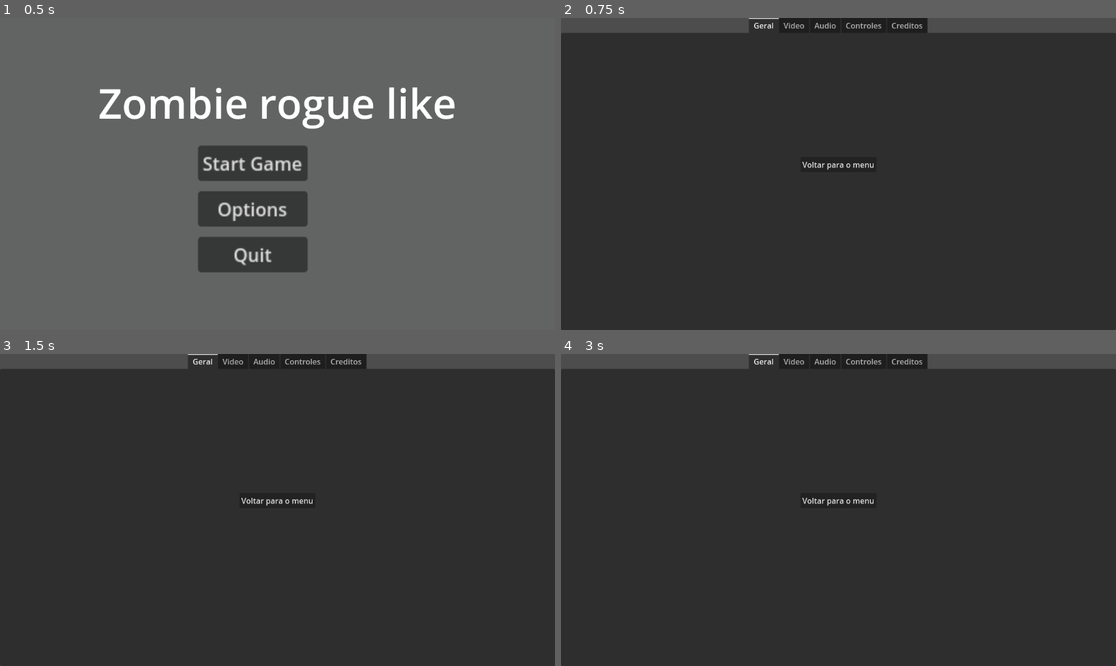
Above: before the commit, frames 1-4 (two rows, left to right).
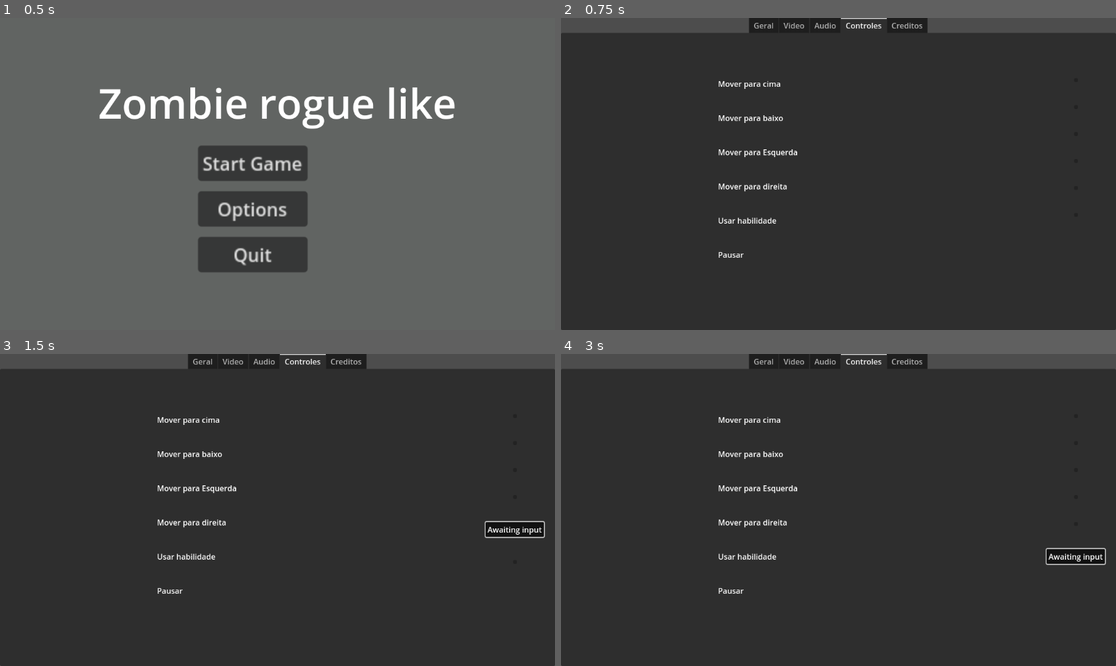
Above: after the commit, the same moments.

Repository: Kennykiller36/project-rogue-zombie
Game: Godot game, scene res://scenes/main_menu_scene/main_menu.tscn
The game is run twice, just before and just after one commit, with the same random seed, the same clock (stepped at 60 frames per second) and the same inputs.
Inputs (mouse positions are in pixels of both pictures, inside the frame that each line leads up to):
- Up to frame 1 (0.5 s): no input
- Up to frame 2 (0.75 s): click "Options" at 0.5 s
- Up to frame 3 (1.5 s): click (516, 522) at 1.27 s
- Up to frame 4 (3 s): click (1077, 528) at 2 s, where only the run after the commit has a clickable "Awaiting input"; click (1077, 550) at 2.77 s

Frame 1 is identical in both runs. In frame 2, 1.0% of the frame differs, in the area x 28-59%, y 0-77%; in frame 3, 1.5%, in the area x 28-99%, y 0-77%; in frame 4, 1.5%.

Commit message:
add button remap do pause e habilidade

Diff:
--- a/scenes/options_menu_scene/config_file_handler.gd
+++ b/scenes/options_menu_scene/config_file_handler.gd
@@ -8,7 +8,9 @@
 	"up",
 	"down",
 	"left",
-	"right"
+	"right",
+	"usarHabilidade",
+	"pause"
 ]
 
 
@@ -30,6 +32,8 @@
 		config.set_value("keybinding", "down", "S")
 		config.set_value("keybinding", "left", "A")
 		config.set_value("keybinding", "right", "D")
+		config.set_value("keybinding", "usarHabilidade", "Space")
+		config.set_value("keybinding", "pause", "Esc")
 
 		config.set_value("video", "resolution_index", 0)
 		config.set_value("video", "window_mode_index", 0)
--- a/scenes/options_menu_scene/options_menu.tscn
+++ b/scenes/options_menu_scene/options_menu.tscn
@@ -22,9 +22,10 @@
 grow_horizontal = 2
 grow_vertical = 2
 tab_alignment = 1
-current_tab = 0
+current_tab = 3
 
 [node name="Geral" type="TabBar" parent="TabContainer"]
+visible = false
 layout_mode = 2
 metadata/_tab_index = 0
 
@@ -171,7 +172,6 @@
 value = 1.0
 
 [node name="Controles" type="TabBar" parent="TabContainer"]
-visible = false
 layout_mode = 2
 metadata/_tab_index = 3
 
@@ -213,6 +213,20 @@
 text = "Mover para direita"
 vertical_alignment = 1
 
+[node name="UsarHabilidadeLabel" type="Label" parent="TabContainer/Controles/VBoxContainerLabelsControles"]
+layout_mode = 2
+size_flags_horizontal = 0
+size_flags_vertical = 8
+text = "Usar habilidade"
+vertical_alignment = 1
+
+[node name="PauseLabel" type="Label" parent="TabContainer/Controles/VBoxContainerLabelsControles"]
+layout_mode = 2
+size_flags_horizontal = 0
+size_flags_vertical = 8
+text = "Pausar"
+vertical_alignment = 1
+
 [node name="VBoxContainerKeyMapBtnControles" type="VBoxContainer" parent="TabContainer/Controles"]
 layout_mode = 1
 anchors_preset = 6
@@ -259,6 +273,22 @@
 size_flags_vertical = 4
 script = ExtResource("2_2v3r4")
 action = "right"
+metadata/_custom_type_script = "uid://dtr1sagv0h0j7"
+
+[node name="InputMapBtnUsarHabilidade" type="Button" parent="TabContainer/Controles/VBoxContainerKeyMapBtnControles"]
+layout_mode = 2
+size_flags_horizontal = 4
+size_flags_vertical = 4
+script = ExtResource("2_2v3r4")
+action = "usarHabilidade"
+metadata/_custom_type_script = "uid://dtr1sagv0h0j7"
+
+[node name="InputMapBtnPausar" type="Button" parent="TabContainer/Controles/VBoxContainerKeyMapBtnControles"]
+layout_mode = 2
+size_flags_horizontal = 4
+size_flags_vertical = 4
+script = ExtResource("2_2v3r4")
+action = "pause"
 metadata/_custom_type_script = "uid://dtr1sagv0h0j7"
 
 [node name="Creditos" type="TabBar" parent="TabContainer"]
--- a/scenes/test_scene/test_scene.tscn
+++ b/scenes/test_scene/test_scene.tscn
@@ -1,10 +1,9 @@
-[gd_scene load_steps=13 format=4 uid="uid://b0jx2rju82gui"]
+[gd_scene load_steps=12 format=4 uid="uid://b0jx2rju82gui"]
 
 [ext_resource type="Texture2D" uid="uid://bijjydsqd471p" path="res://sprites/tiles/isometric_tiles.png" id="1_d3phv"]
 [ext_resource type="Script" uid="uid://q7y4enmoao35" path="res://scenes/test_scene/game_scene_controller.gd" id="1_l4ihe"]
 [ext_resource type="Script" uid="uid://bvbd48pvuv0np" path="res://scenes/test_scene/tile_map_layer.gd" id="2_qicnp"]
 [ext_resource type="PackedScene" uid="uid://chrmr726s6myt" path="res://entidades/player/player.tscn" id="3_xkp7d"]
-[ext_resource type="PackedScene" uid="uid://8hjx4iv8ysv0" path="res://entidades/zumbi/zumbi.tscn" id="6_doi4a"]
 [ext_resource type="PackedScene" uid="uid://bwk1s1m7hif1b" path="res://scenes/aba_dialogos/ui_dialogo.tscn" id="6_vrddd"]
 [ext_resource type="PackedScene" uid="uid://qf84jogtbtmc" path="res://entidades/npc_dialogo/npc_da_run.tscn" id="7_vrddd"]
 
@@ -70,10 +69,6 @@
 scale = Vector2(42.758404, -89.53091)
 texture = SubResource("GradientTexture2D_brqnf")
 
-[node name="Zumbi" parent="." instance=ExtResource("6_doi4a")]
-position = Vector2(-20, -24)
-saude = 100
-
 [node name="npc_da_run" parent="." instance=ExtResource("7_vrddd")]
 position = Vector2(-17, -40)
 
@@ -88,6 +83,3 @@
 offset_top = -29.0
 offset_right = 29.0
 offset_bottom = 29.0
-
-[node name="Zumbi2" parent="." instance=ExtResource("6_doi4a")]
-position = Vector2(0, -34)
